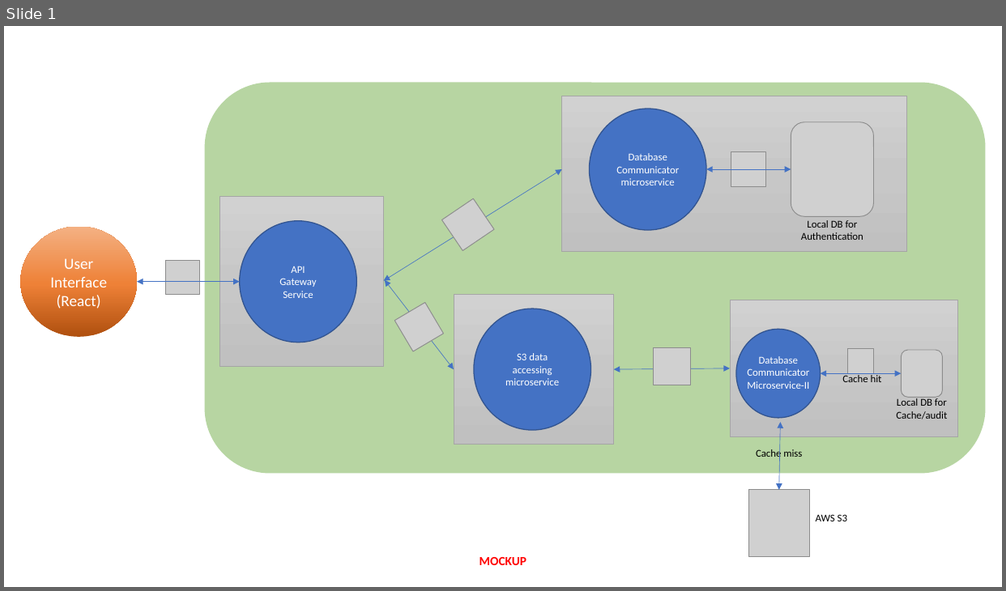
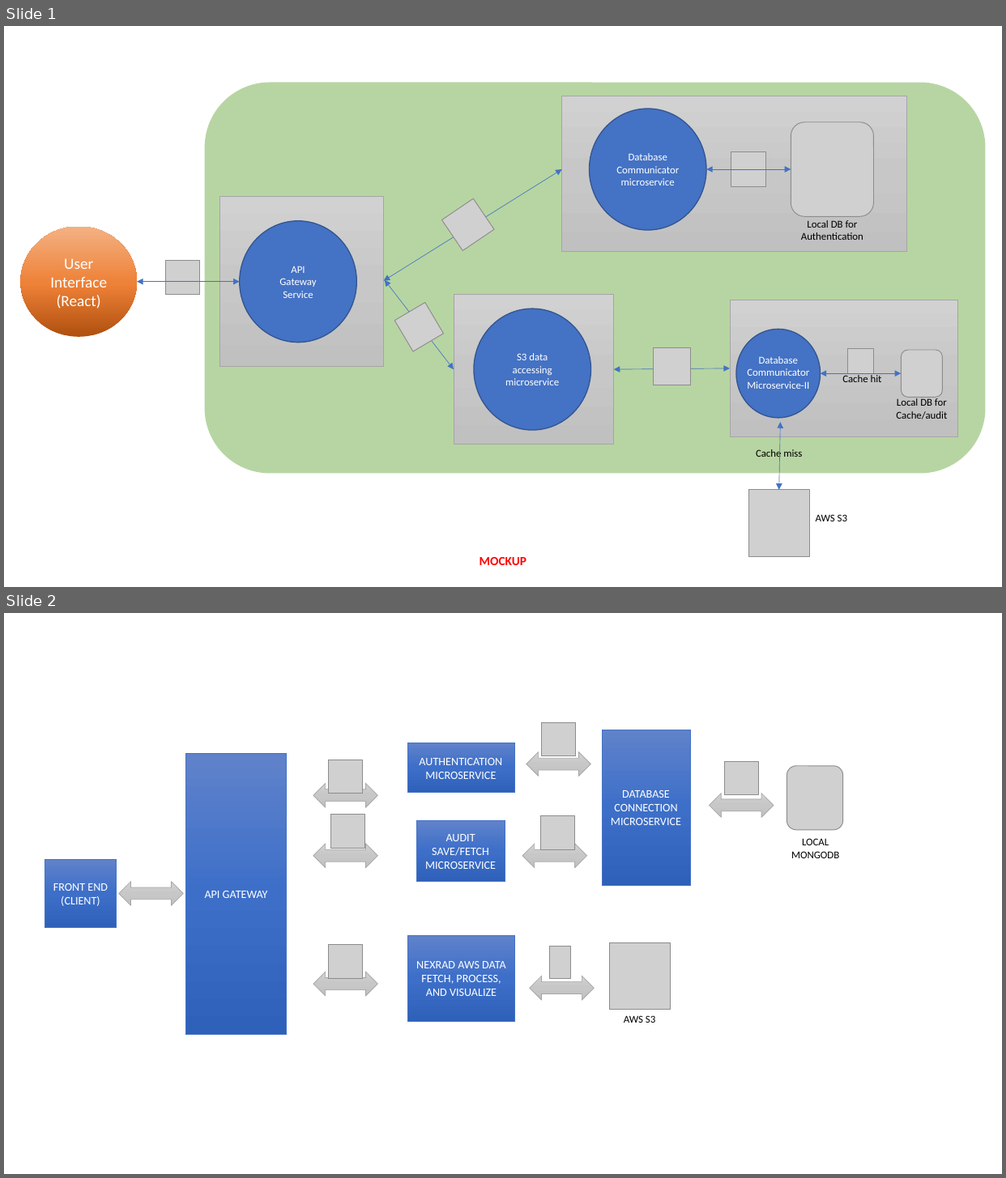
Before and after one commit to airavata-courses/scapsulators, a slide deck: Documentation/Microservices-Overview/Project-1.pptx. Shown one above the other, each under a label of ours: slide 1 before the commit, slides 1 and 2 after it. The pictures are 1006x591 and 1006x1178 pixels, drawn with LibreOffice and Linux fonts; fonts in the diff are those of the drawing; grey boxes stand for pictures. Boxes give left, top, right and bottom in pixels: in the first picture for what was removed or moved away, otherwise in the second. Text is boxed around its words. In the diff, an @@ line names an element or a change of style, - is before the commit and + after.

```diff
--- a/Documentation/Microservices-Overview/Project-1.pptx
+++ b/Documentation/Microservices-Overview/Project-1.pptx
@@ slide 2 added at (4, 613, 1002, 1174), background #FFFFFF @@
@@ picture added at (542, 723, 576, 756) @@
@@ rectangle added at (602, 730, 691, 885), fill gradient #6183CB to #3E70CA to #3062BB, outline #4472C4 0.5 pt, 11 pt, text #FFFFFF @@
+DATABASE CONNECTION MICROSERVICE
@@ rectangle added at (186, 753, 286, 1033), fill gradient #6183CB to #3E70CA to #3062BB, outline #4472C4 0.5 pt, 11 pt, text #FFFFFF @@
+API GATEWAY
@@ rectangle added at (407, 743, 514, 793), fill gradient #6183CB to #3E70CA to #3062BB, outline #4472C4 0.5 pt, 11 pt, text #FFFFFF @@
+AUTHENTICATION MICROSERVICE
@@ left right arrow added at (526, 752, 591, 776), fill gradient #D2D2D2 to #C8C8C8 to #C0C0C0, outline #A5A5A5 0.5 pt @@
@@ picture added at (329, 760, 364, 794) @@
@@ picture added at (724, 762, 759, 796) @@
@@ picture added at (787, 766, 843, 830) @@
@@ left right arrow added at (313, 784, 377, 807), fill gradient #D2D2D2 to #C8C8C8 to #C0C0C0, outline #A5A5A5 0.5 pt @@
@@ left right arrow added at (710, 794, 774, 817), fill gradient #D2D2D2 to #C8C8C8 to #C0C0C0, outline #A5A5A5 0.5 pt @@
@@ picture added at (330, 815, 364, 848) @@
@@ rectangle added at (416, 821, 505, 882), fill gradient #6183CB to #3E70CA to #3062BB, outline #4472C4 0.5 pt, 11 pt, text #FFFFFF @@
+AUDIT SAVE/FETCH MICROSERVICE
@@ picture added at (541, 816, 575, 850) @@
@@ left right arrow added at (313, 844, 377, 867), fill gradient #D2D2D2 to #C8C8C8 to #C0C0C0, outline #A5A5A5 0.5 pt @@
@@ left right arrow added at (522, 844, 587, 867), fill gradient #D2D2D2 to #C8C8C8 to #C0C0C0, outline #A5A5A5 0.5 pt @@
@@ text added at (791, 838, 839, 858), 10 pt, text #000000 @@
+LOCAL
+MONGODB
@@ rectangle added at (45, 860, 117, 928), fill gradient #6183CB to #3E70CA to #3062BB, outline #4472C4 0.5 pt, 11 pt, text #FFFFFF @@
+FRONT END (CLIENT)
@@ left right arrow added at (118, 882, 183, 905), fill gradient #D2D2D2 to #C8C8C8 to #C0C0C0, outline #A5A5A5 0.5 pt @@
@@ picture added at (329, 945, 364, 979) @@
@@ rectangle added at (408, 935, 515, 1022), fill gradient #6183CB to #3E70CA to #3062BB, outline #4472C4 0.5 pt, 11 pt, text #FFFFFF @@
+NEXRAD AWS DATA FETCH, PROCESS, AND VISUALIZE
@@ picture added at (550, 947, 571, 979) @@
@@ picture added at (610, 943, 671, 1009) @@
@@ left right arrow added at (313, 973, 377, 996), fill gradient #D2D2D2 to #C8C8C8 to #C0C0C0, outline #A5A5A5 0.5 pt @@
@@ left right arrow added at (530, 976, 594, 1000), fill gradient #D2D2D2 to #C8C8C8 to #C0C0C0, outline #A5A5A5 0.5 pt @@
@@ text added at (624, 1016, 655, 1023), 10 pt, text #000000 @@
+AWS S3
```
Also in this commit, not shown: 12 other slides added, 3 other files.
